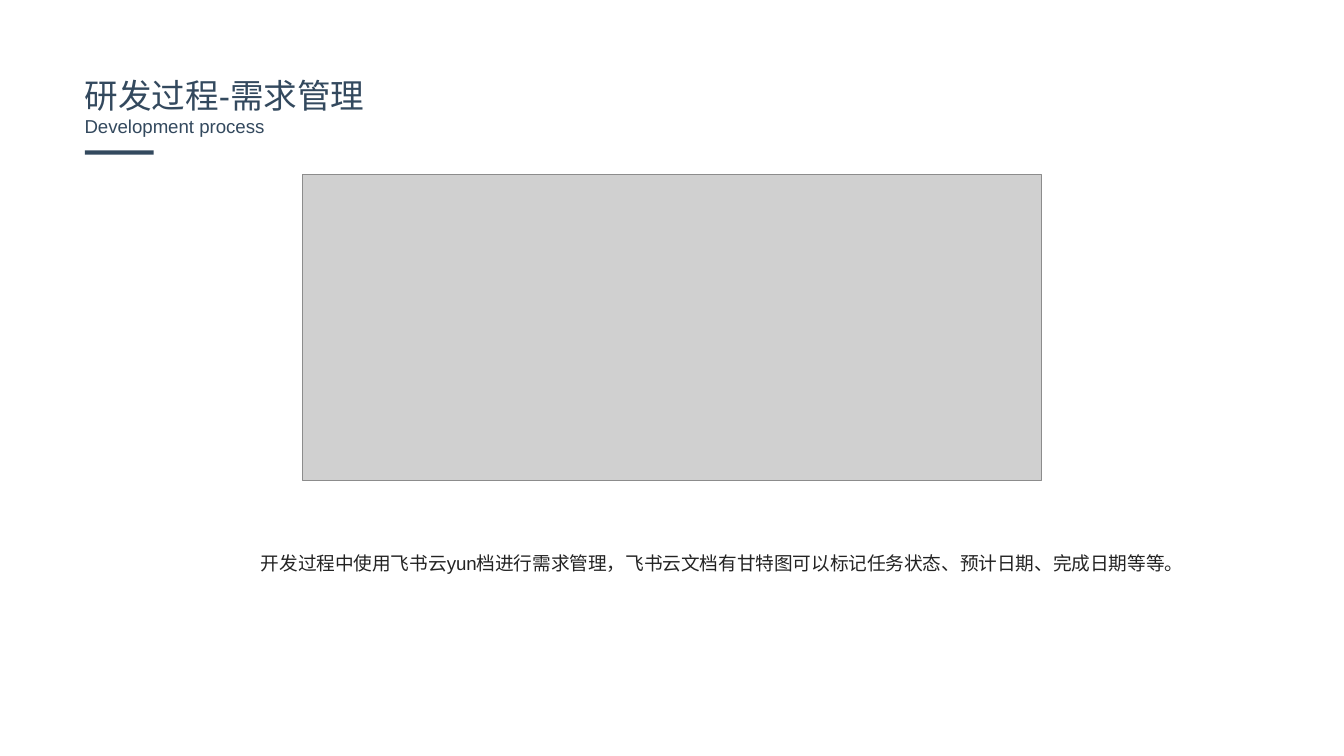
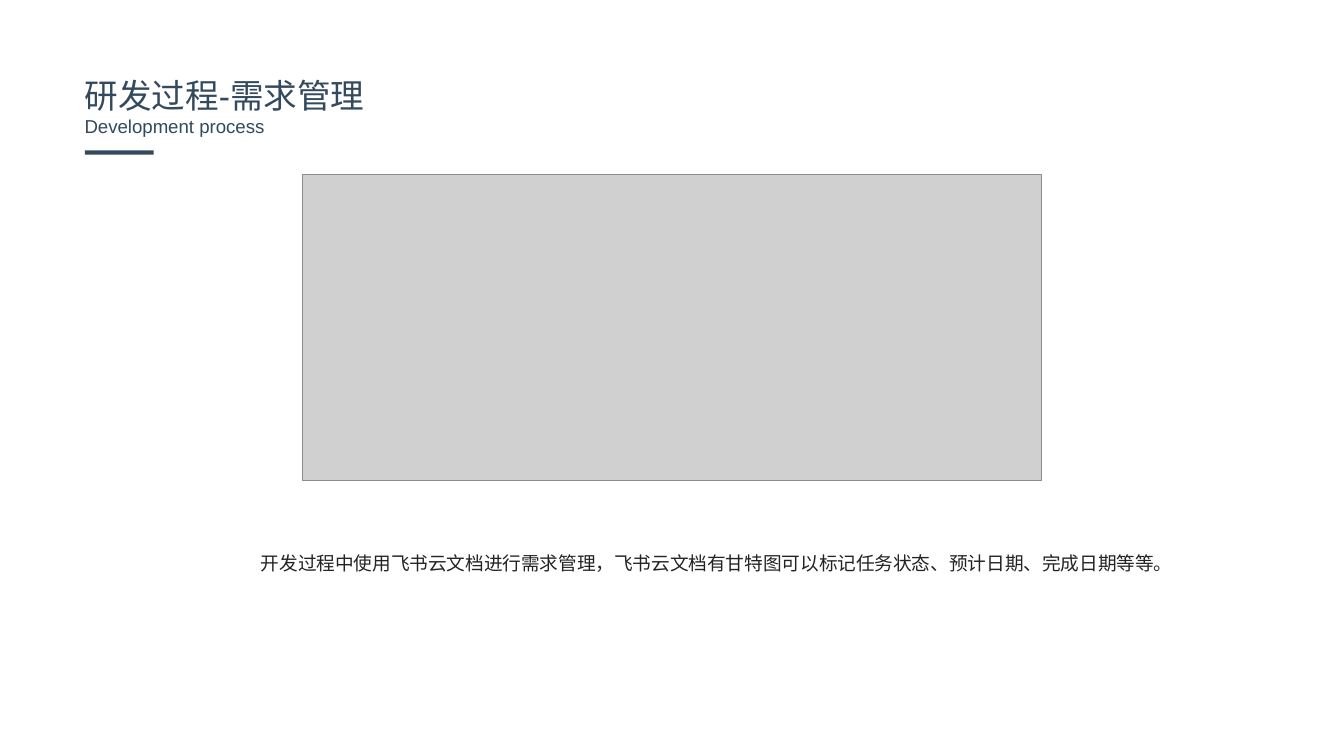
Before and after one commit to dehema/Unity-TotalWar, a slide deck: slide 13 of Product/文档/答辩PPT.pptx (slide 12 before the commit). Drawn at 1344x756 pixels with LibreOffice and Linux fonts; fonts in the diff are those of the drawing; grey boxes stand for pictures; background and template pictures are left out. Boxes give left, top, right and bottom in pixels: in the first picture for what was removed or moved away, otherwise in the second. Text is boxed around its words. In the diff, an @@ line names an element or a change of style, - is before the commit and + after.

```diff
--- a/Product/文档/答辩PPT.pptx
+++ b/Product/文档/答辩PPT.pptx
@@ text at (261,554,1173,572): text changed @@
-开发过程中使用飞书云yun档进行需求管理，飞书云文档有甘特图可以标记任务状态、预计日期、完成日期等等。
+开发过程中使用飞书云文档进行需求管理，飞书云文档有甘特图可以标记任务状态、预计日期、完成日期等等。
```
Also in this commit, not shown: 3 other slides changed, 1 slide added.
